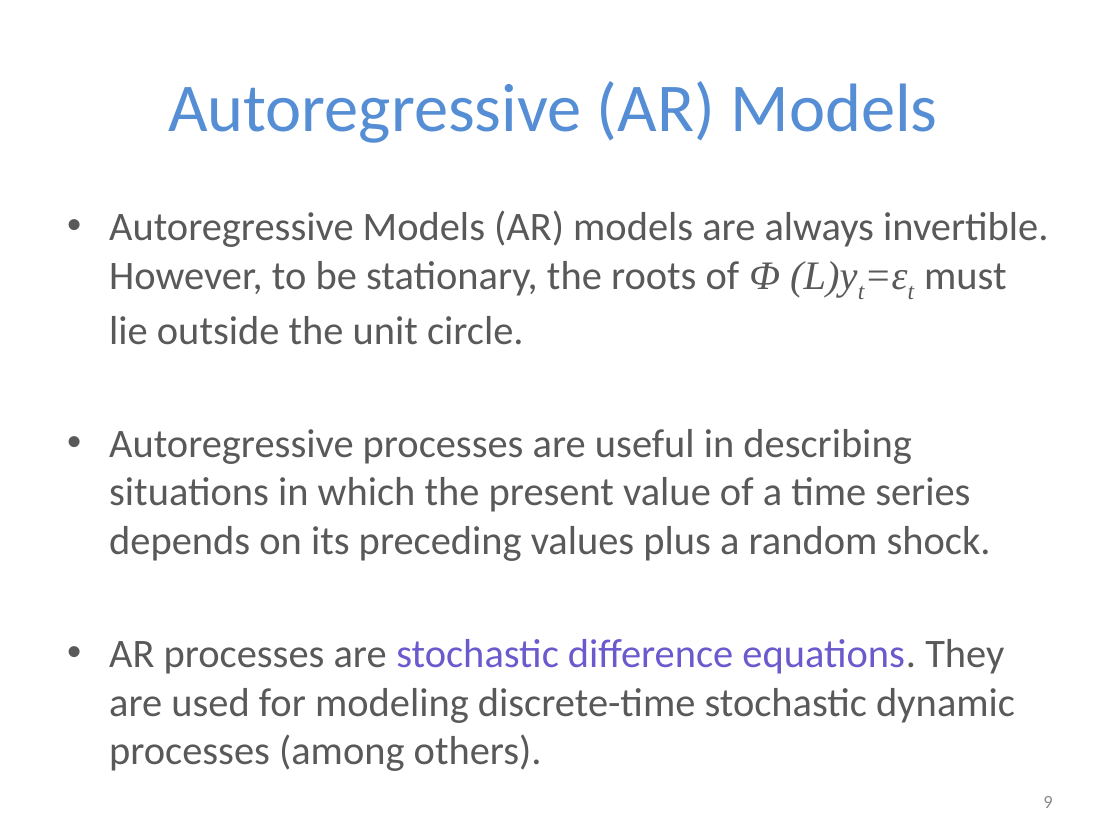
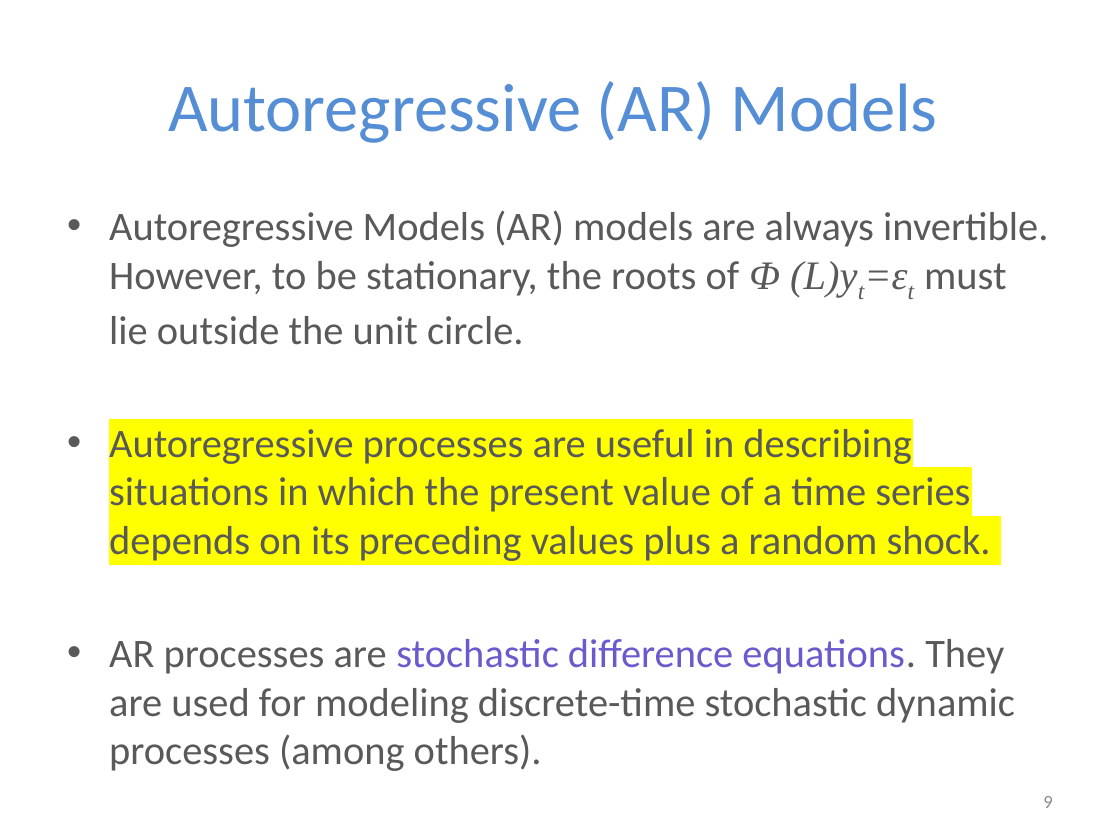
Before and after one commit to XiangYang95/Econ-144, a slide deck: slide 9 of Week 5/Econ144_Lec9.pptx. Drawn at 1120x840 pixels with LibreOffice and Linux fonts; fonts in the diff are those of the drawing. Boxes give left, top, right and bottom in pixels: in the first picture for what was removed or moved away, otherwise in the second. Text is boxed around its words. In the diff, an @@ line names an element or a change of style, - is before the commit and + after.

```diff
--- a/Week 5/Econ144_Lec9.pptx
+++ b/Week 5/Econ144_Lec9.pptx
@@ text at (109,429,991,561): highlight none to #FFFF00 in "Autoregressive processes are useful in describing situations ..." @@
```
Also in this commit, not shown: 2 other slides changed, 22 other files.
